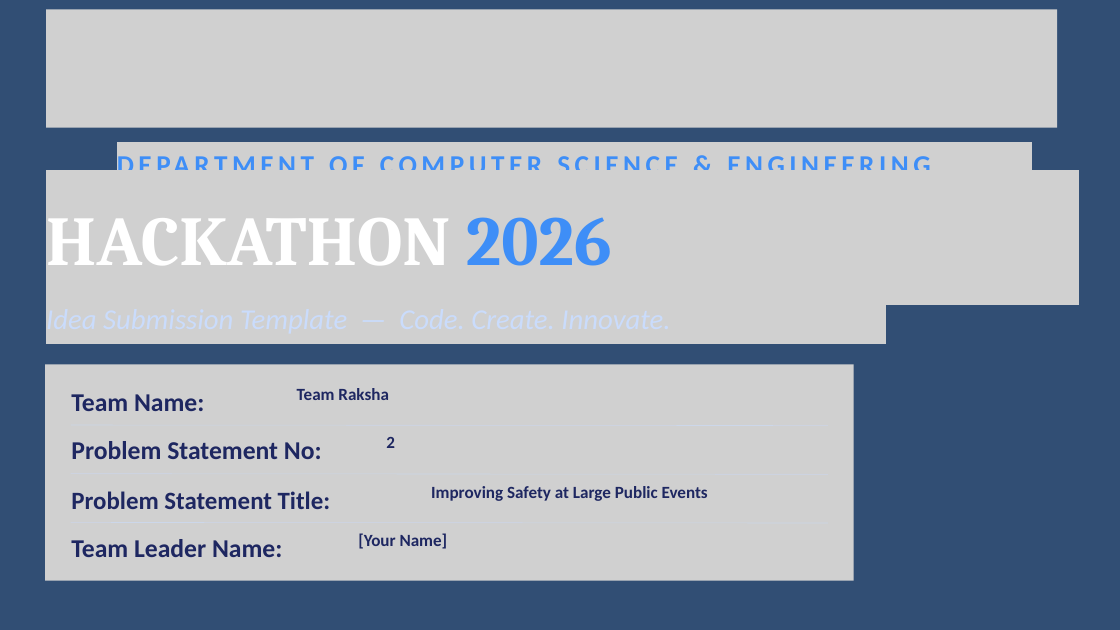
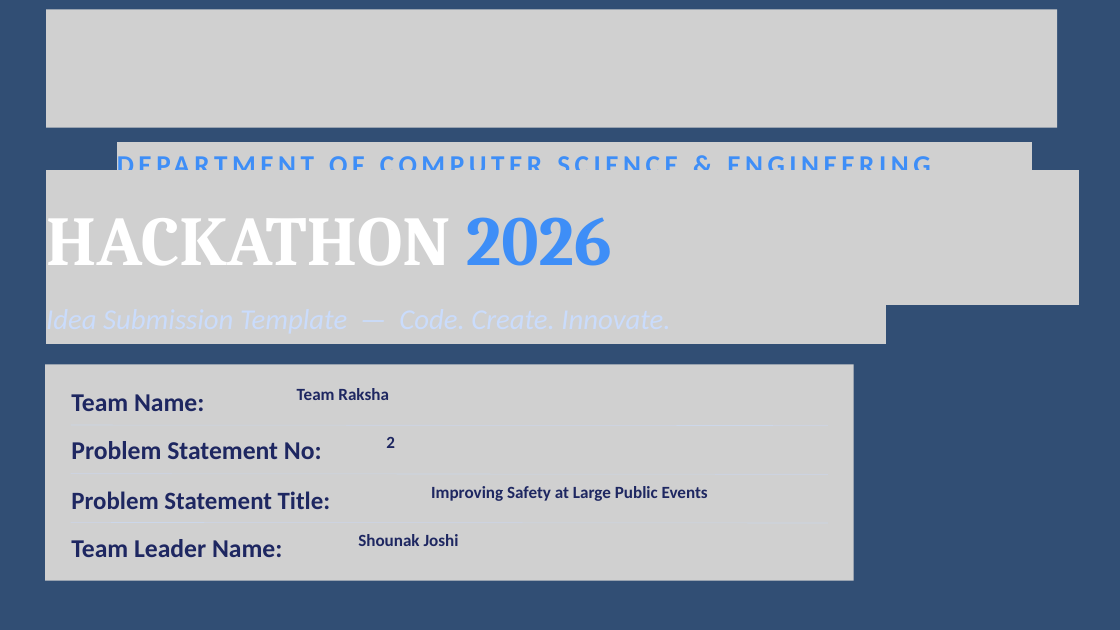
Before and after one commit to shounakjoshi88-a11y/raksha-crowd-safety-hackathon, a slide deck: slide 1 of deck/Raksha_Hackathon2026_Final.pptx. Drawn at 1120x630 pixels with LibreOffice and Linux fonts; fonts in the diff are those of the drawing; grey boxes stand for pictures. Boxes give left, top, right and bottom in pixels: in the first picture for what was removed or moved away, otherwise in the second. Text is boxed around its words. In the diff, an @@ line names an element or a change of style, - is before the commit and + after.

Commit message:
feat: deck v5 leader name, single YOLO citation, plain-words copy

```diff
--- a/deck/Raksha_Hackathon2026_Final.pptx
+++ b/deck/Raksha_Hackathon2026_Final.pptx
@@ text at [358,534,459,546]: text changed @@
-[Your Name]
+Shounak Joshi
```
Also in this commit, not shown: 1 other file.
